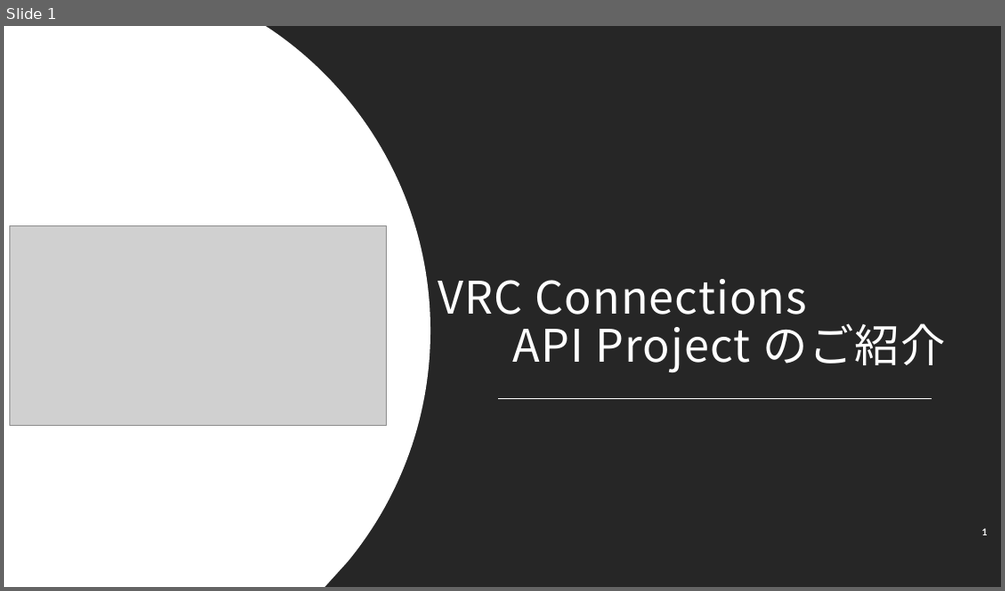
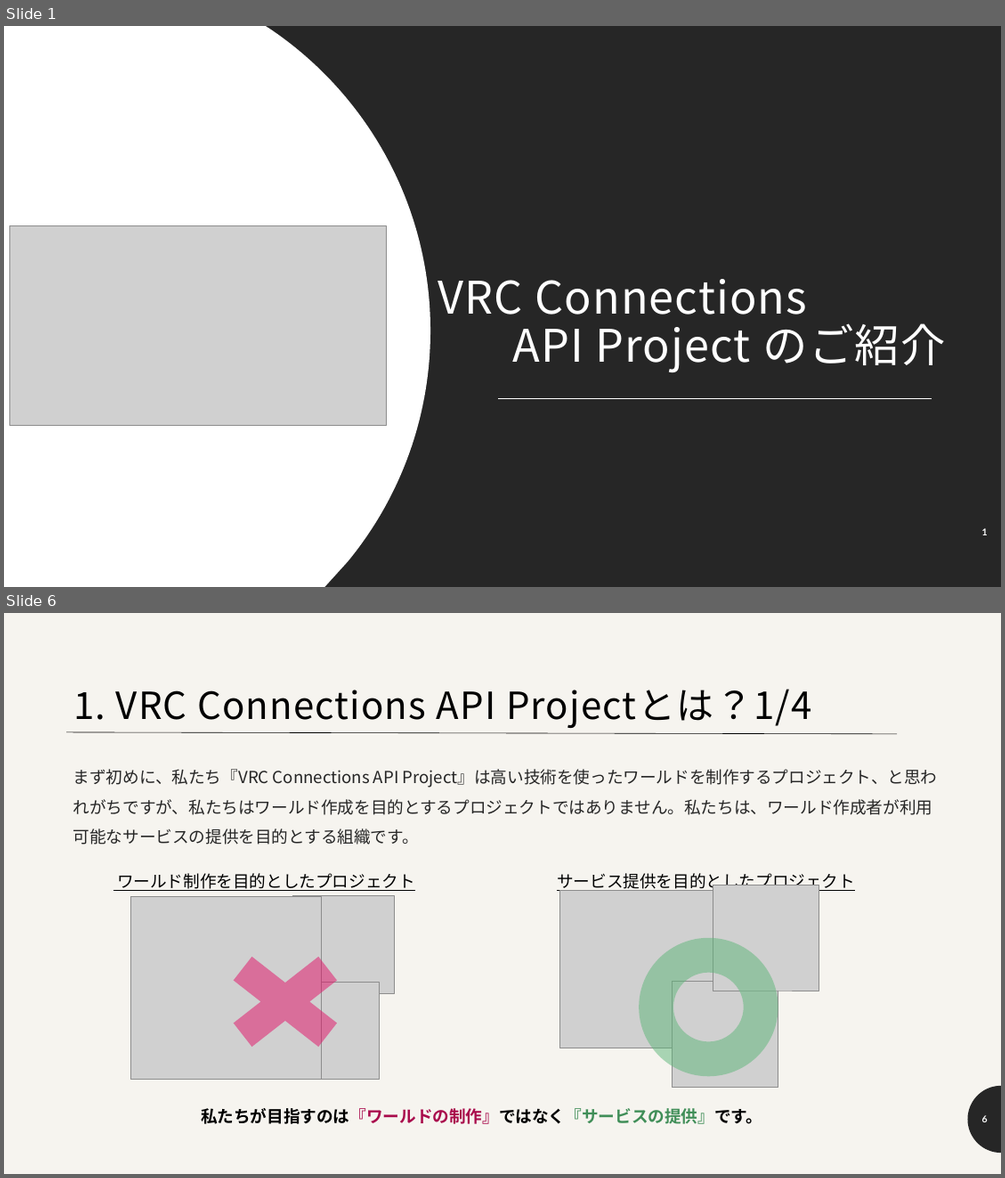
Before and after one commit to nHaruka-git/VRC-Connestions-API-Project-Public-Resources, a slide deck: 対外紹介資料.pptx. Shown one above the other, each under a label of ours: slide 1 before the commit, slides 1 and 6 after it; the slides between them are not shown. The pictures are 1005x591 and 1005x1178 pixels, drawn with LibreOffice and Linux fonts; fonts in the diff are those of the drawing; grey boxes stand for pictures. Boxes give left, top, right and bottom in pixels: in the first picture for what was removed or moved away, otherwise in the second. Text is boxed around its words. In the diff, an @@ line names an element or a change of style, - is before the commit and + after.

```diff
--- a/対外紹介資料.pptx
+++ b/対外紹介資料.pptx
@@ slide 6 added at (4, 613, 1001, 1174), background #F6F4EF @@
@@ title added at (73, 689, 811, 728), 36 pt, text #000000 @@
+1. VRC Connections API Projectとは？1/4
@@ line added from (67, 732) to (897, 734), #000000 0.5 pt @@
@@ text added at (73, 769, 938, 844), 16 pt, text #262626 @@
+まず初めに、私たち『VRC Connections API Project』は高い技術を使ったワールドを制作するプロジェクト、と思われがちですが、私たちはワールド作成を目的とするプロジェクトではありません。私たちは、ワールド作成者が利用可能なサービスの提供を目的とする組織です。
@@ text added at (117, 873, 415, 891), 16 pt, text #000000, underline @@
+ワールド制作を目的としたプロジェクト
@@ text added at (557, 873, 855, 892), 16 pt, text #000000, underline @@
+サービス提供を目的としたプロジェクト
@@ group added at (131, 896, 395, 1078): 3 pictures, 1 cross @@
@@ group added at (560, 884, 819, 1088): 3 pictures, 1 donut @@
@@ freeform shape added at (968, 1086, 1001, 1153), fill #262626 @@
@@ text added at (201, 1108, 762, 1124), 16 pt, text #000000, bold @@
+私たちが目指すのは『ワールドの制作』ではなく『サービスの提供』です。
@@ page number added at (982, 1115, 987, 1122), 9 pt, text #FFFFFF, bold @@
+6
```
Also in this commit, not shown: 6 other slides changed, 9 other slides added, 2 slides removed, 25 other files.
